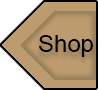
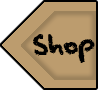
Two versions of the same layered image (98x90). Layer-by-layer changes:
painted on "Shop" over [33, 34, 95, 63]
